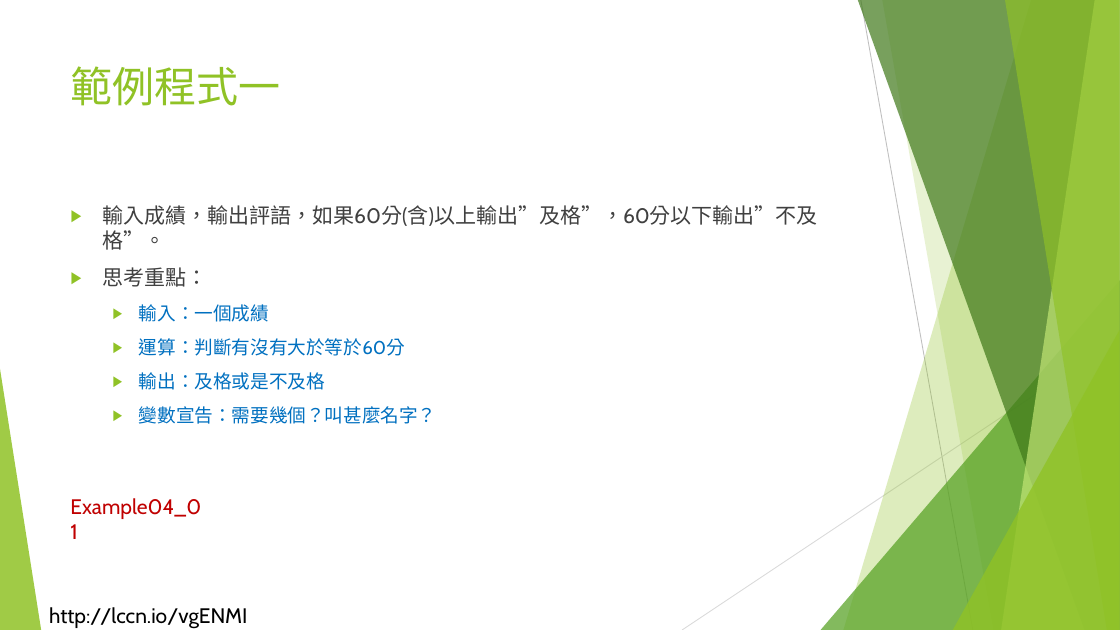
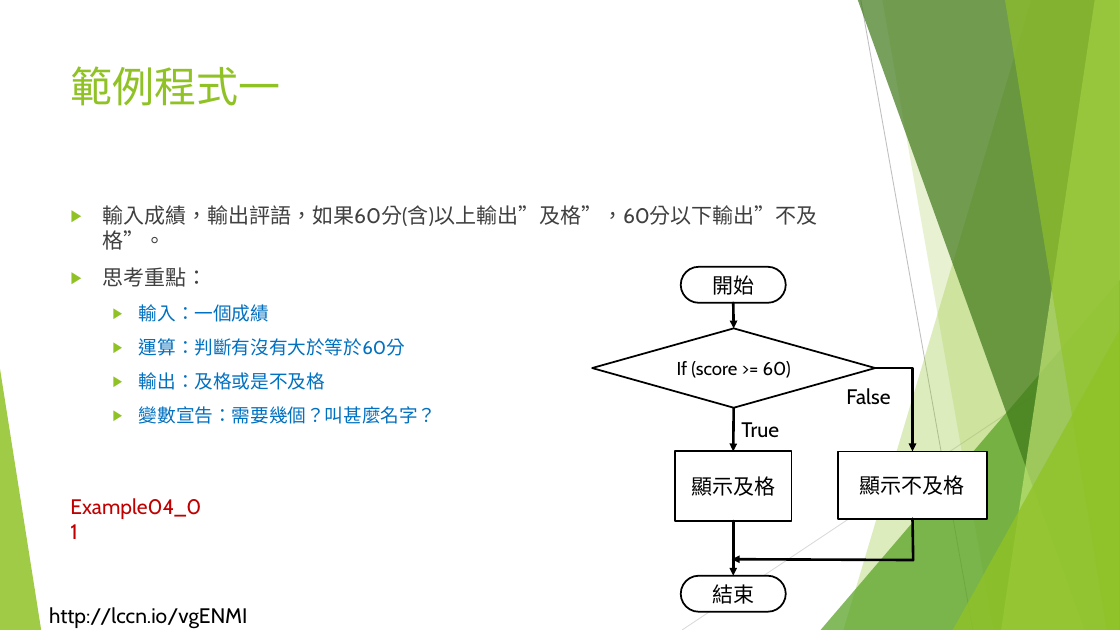
Before and after one commit to liulawsi/My_PPTs, a slide deck: slide 5 of LCC/Java/04_流程控制(分支).pptx (slide 4 before the commit). Drawn at 1120x630 pixels with LibreOffice and Linux fonts; fonts in the diff are those of the drawing; background and template pictures are left out. Boxes give left, top, right and bottom in pixels: in the first picture for what was removed or moved away, otherwise in the second. Text is boxed around its words. In the diff, an @@ line names an element or a change of style, - is before the commit and + after.

```diff
--- a/LCC/Java/04_流程控制(分支).pptx
+++ b/LCC/Java/04_流程控制(分支).pptx
@@ rounded rectangle added at [681,267,786,303], fill #FFFFFF, outline #000000 1.5 pt, 18 pt, text #000000 @@
+開始
@@ diamond added at [592,329,875,408], fill #FFFFFF, outline #000000 1.5 pt, 16 pt, text #000000 @@
+If (score >= 60)
@@ arrow added from (734, 302) to (734, 329), #000000 2.25 pt @@
@@ text added at [846,388,890,404], 18 pt, text #000000 @@
+False
@@ elbow arrow added from (875, 368) to (912, 451), #000000 2.25 pt @@
@@ arrow added from (734, 408) to (734, 451), #000000 2.25 pt @@
@@ text added at [741,422,779,438], 18 pt, text #000000 @@
+True
@@ rectangle added at [675,451,791,521], fill #FFFFFF, outline #000000 1.5 pt, 18 pt, text #000000 @@
+顯示及格
@@ rectangle added at [839,451,987,518], fill #FFFFFF, outline #000000 1.5 pt, 18 pt, text #000000 @@
+顯示不及格
@@ arrow added from (734, 521) to (734, 576), #000000 2.25 pt @@
@@ line added from (912, 519) to (913, 560), #000000 2.25 pt @@
@@ arrow added from (913, 560) to (732, 560), #000000 2.25 pt @@
@@ rounded rectangle added at [681,576,786,612], fill #FFFFFF, outline #000000 1.5 pt, 18 pt, text #000000 @@
+結束
```
Also in this commit, not shown: 5 other slides changed, 1 slide added, 4 other files.
